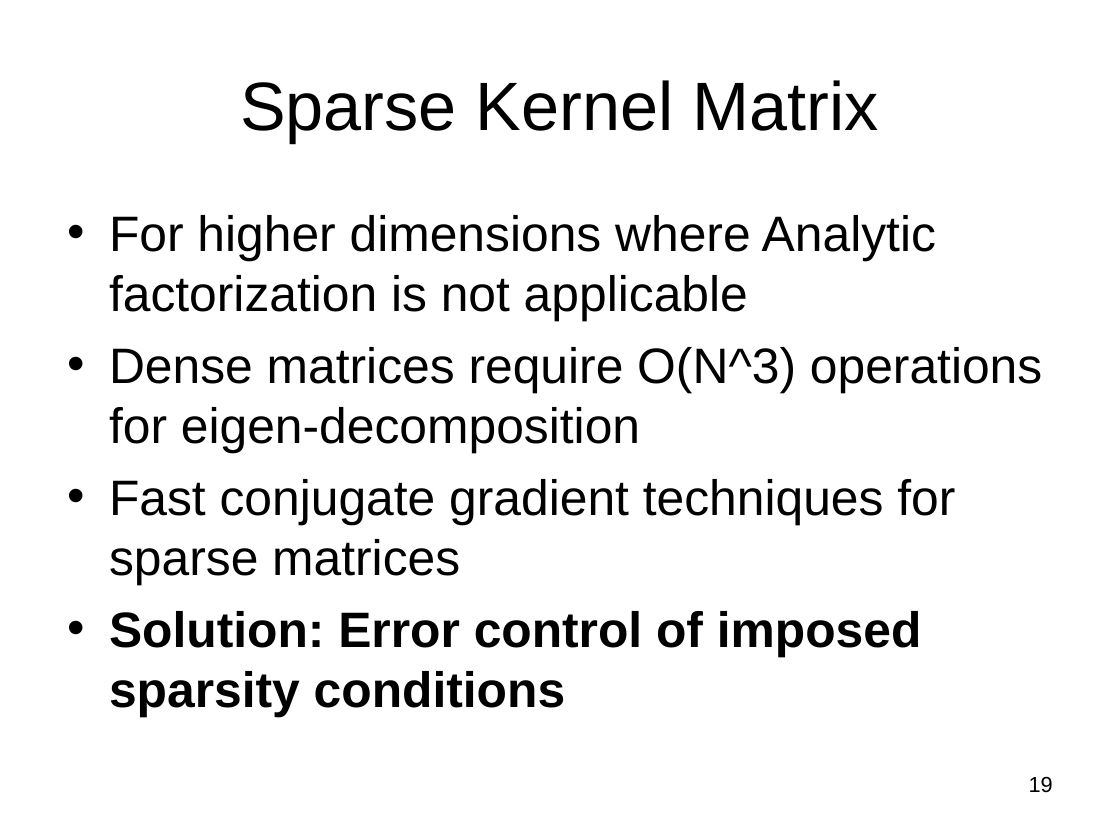
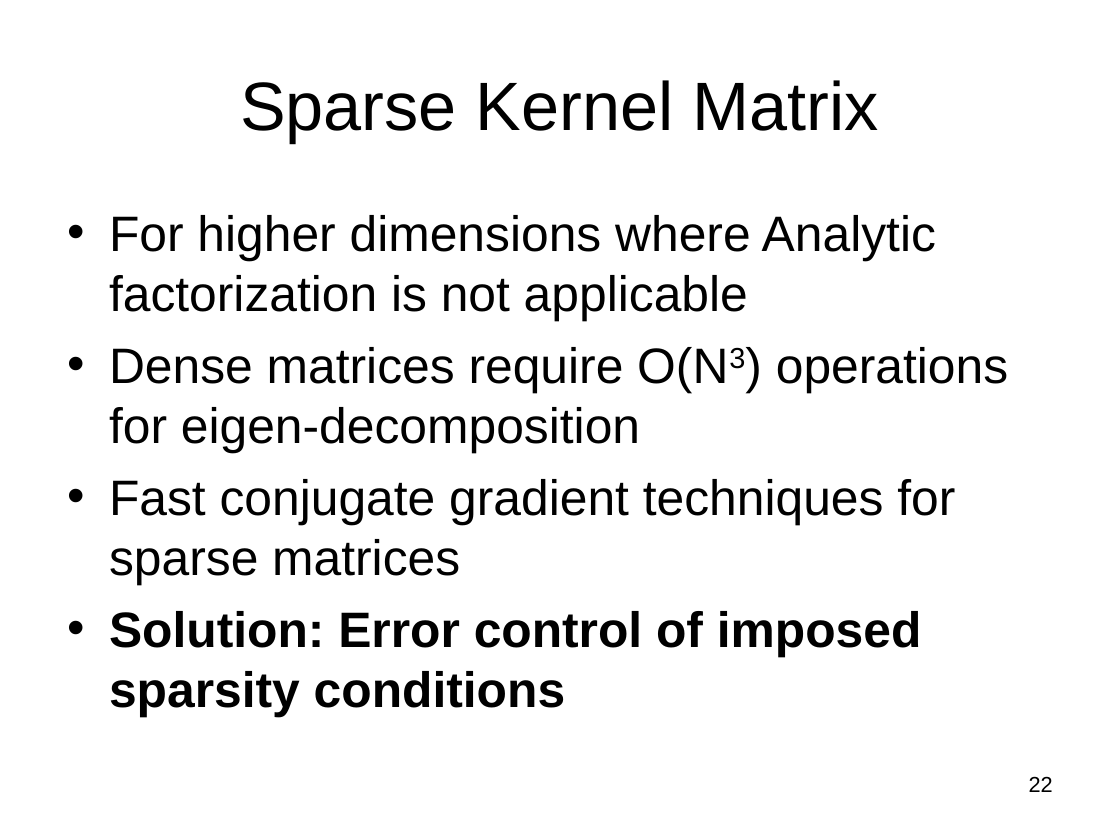
Before and after one commit to subailong/mlpack, a slide deck: slide 22 of fastlib/u/nvasil/docs/proposal/proposal.ppt (slide 19 before the commit). Drawn at 1120x840 pixels with LibreOffice and Linux fonts; fonts in the diff are those of the drawing. Boxes give left, top, right and bottom in pixels: in the first picture for what was removed or moved away, otherwise in the second. Text is boxed around its words. In the diff, an @@ line names an element or a change of style, - is before the commit and + after.

```diff
--- a/fastlib/u/nvasil/docs/proposal/proposal.ppt
+++ b/fastlib/u/nvasil/docs/proposal/proposal.ppt
@@ text at bbox=[109, 347, 1008, 453]: text changed @@
-• Dense matrices require O(N^3) operations for eigen-decomposition
+• Dense matrices require O(N3) operations for eigen-decomposition
@@ page number at bbox=[1029, 776, 1053, 792]: text changed @@
-19
+22
```
Also in this commit, not shown: 16 other slides changed, 5 slides added, 1 slide removed, 4 other files.
